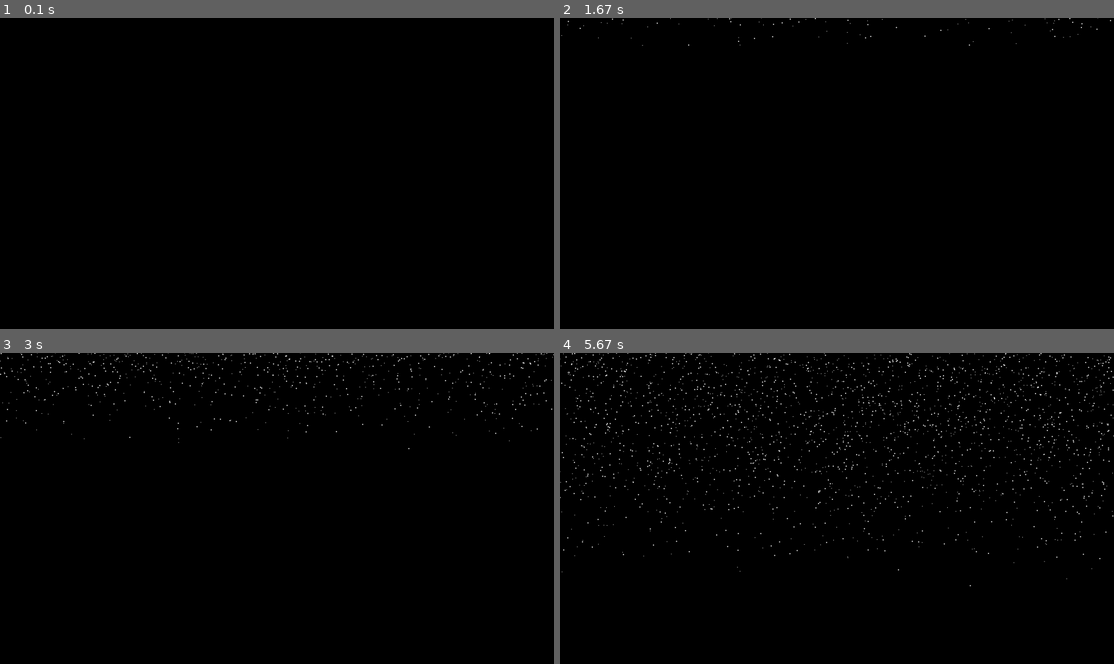
Above: before the commit, frames 1-4 (two rows, left to right).
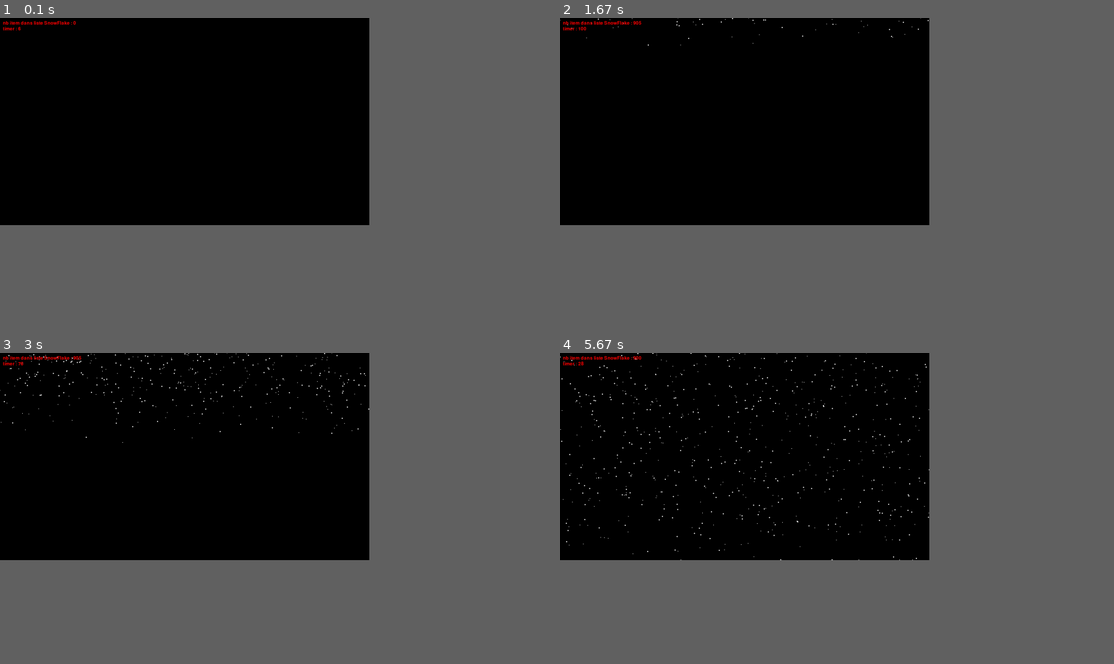
Above: after the commit, the same moments.

Repository: Kuza83/Snow_flake_pygame
Game: pygame game, started from main.py
Two runs of this game, one before a commit and one after it. Both use one fixed random seed, a clock stepped at 60 frames per second and the inputs below.
Inputs:
- Up to frame 1 (0.1 s): no input
- Up to frame 2 (1.67 s): tap Space at 0.33, 0.73, 1.03, 1.23, 1.57 s
- Up to frame 3 (3 s): tap Space at 1.87, 2.07, 2.37, 2.63 s
- Up to frame 4 (5.67 s): no input
In our replay, the window is 900x506 before the commit and 600x337 after it. These sizes can differ from the game's own. Grey fills any space a smaller window leaves; there, only what the larger window draws over its background counts as a difference.

The runs differ from the first frame. In frame 1, 0.1% of the frame differs, in the area x 0-14%, y 0-5%; in frame 2, 0.2%; in frame 3, 1.0%; in frame 4, 2.5%, in the area x 0-100%, y 0-76%.

Commit message:
prepare to collision

Diff:
--- a/globals.py
+++ b/globals.py
@@ -9,14 +9,16 @@
 BLUE = (0, 0, 255)
 YELLOW = (255, 255, 0)
 
-screen_width, screen_height = 1920, 1080
+screen_width, screen_height = 1280, 720
 
-screen = pygame.display.set_mode((screen_width, screen_height), pygame.FULLSCREEN)
+screen = pygame.display.set_mode((screen_width, screen_height))
 
 pygame.font.init()
 font = pygame.font.Font(pygame.font.get_default_font(), 16)
 
 timer = 0
+
+limitList = 800
 
 
 def drawtext(t, x, y):
@@ -32,7 +34,7 @@
         y = random.randint(-300, -100)
         speed = random.uniform(0.5, 3)
         size = random.uniform(0.5, 3)
-        tLife = random.randint(300, 800)
+        tLife = random.randint(300, 600)
         listSnow.append(flocon.Flocon(x, y, speed, size, tLife))
 
 
@@ -47,5 +49,5 @@
     for i in reversed(listSnow):
         if i.timer > i.tLife:
             i.size -= 0.2
-        if i.size == 0:
+        if i.size <= 0:
             listSnow.remove(i)
--- a/main.py
+++ b/main.py
@@ -2,7 +2,7 @@
 import sys
 import pygame
 import globals
-
+import plateforme
 
 pygame.init()
 
@@ -18,7 +18,7 @@
 timerSnow = 0
 
 timerCreateSnow = random.randint(75, 150)
-creationRand = random.randint(100, 350)
+creationRand = random.randint(100, 200)
 
 running = True
 
@@ -31,21 +31,24 @@
             if event.key == pygame.K_ESCAPE:
                 running = False
             if event.key == pygame.K_SPACE:
-                globals.create_List(listSnowFlake, creationRand)
+                if len(listSnowFlake) < globals.limitList:
+                    globals.create_List(listSnowFlake, creationRand)
 
     globals.screen.fill(globals.BLACK)
-
-    # globals.drawtext("nb item dans liste SnowFlake : " + str(len(listSnowFlake)), 10, 10)
 
     timer += 1
     timerSnow += 1
 
-    if timer > timerCreateSnow:
-        globals.create_List(listSnowFlake, creationRand)
+    if timer > timerCreateSnow :
+        if len(listSnowFlake) < globals.limitList:
+          globals.create_List(listSnowFlake, creationRand)
         timer = 0
 
     globals.updateSnowFall(listSnowFlake)
     globals.eraseSnow(listSnowFlake)
+
+    globals.drawtext("nb item dans liste SnowFlake : " + str(len(listSnowFlake)), 10, 10)
+    globals.drawtext("timer : " + str(timer), 10, 30)
 
     pygame.display.flip()
     pygame.time.Clock().tick(60)
--- /dev/null
+++ b/plateforme.py
@@ -0,0 +1,9 @@
+import pygame
+import globals
+
+
+class Plateform(pygame.sprite.Sprite):
+    def __init__(self, x, y):
+        pygame.sprite.Sprite.__init__(self)
+        self.x = x
+        self.y = y
